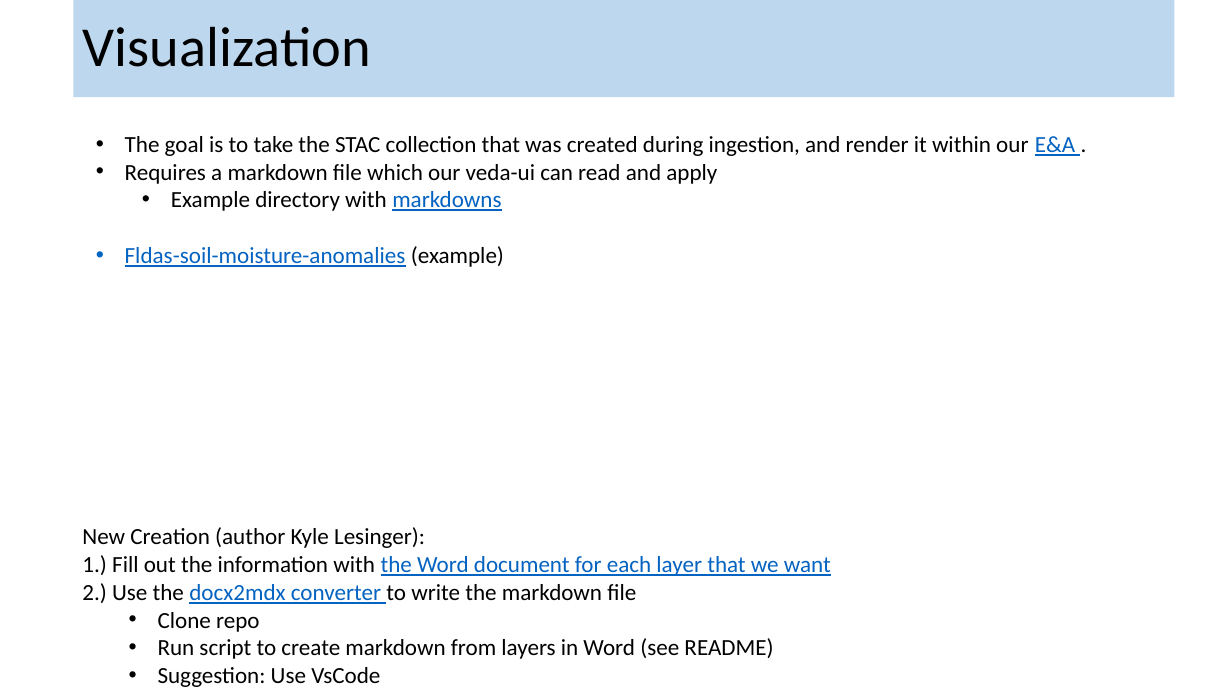
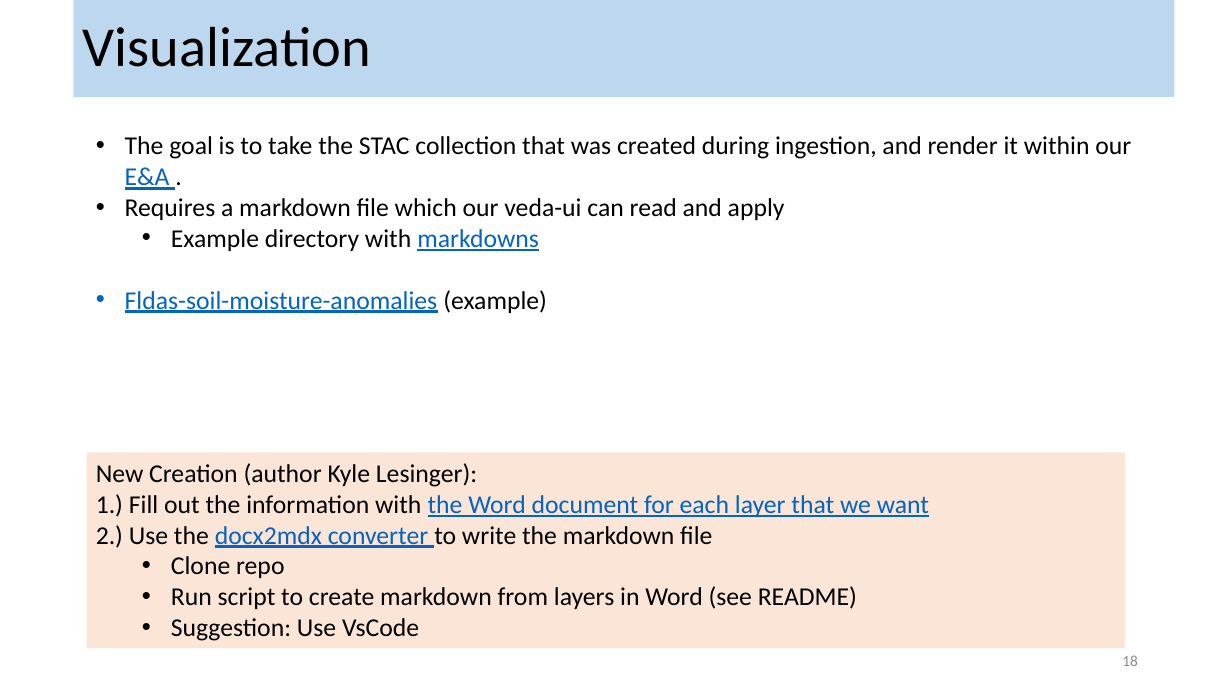
Before and after one commit to kyle-lesinger/VEDA-Training---AWS-Data-Ingestion-Other, a slide deck: slide 18 of Data-ingest/data-ingestion-OVERVIEW.pptx (slide 17 before the commit). Drawn at 1232x693 pixels with LibreOffice and Linux fonts; fonts in the diff are those of the drawing. Boxes give left, top, right and bottom in pixels: in the first picture for what was removed or moved away, otherwise in the second. Text is boxed around its words. In the diff, an @@ line names an element or a change of style, - is before the commit and + after.

```diff
--- a/Data-ingest/data-ingestion-OVERVIEW.pptx
+++ b/Data-ingest/data-ingestion-OVERVIEW.pptx
@@ text "The goal is to take ..." at (125, 136, 1131, 313): size 18 to 20 pt @@
@@ rectangle "New Creation (author Kyle Lesinger):": place and size @@
-rectangle "New Creation (author Kyle Lesinger):" at (82, 527, 831, 687)
+rectangle "New Creation (author Kyle Lesinger):" at (87, 452, 1126, 648)
@@ rectangle "New Creation (author Kyle Lesinger):" at (87, 452, 1126, 648): size 18 to 20 pt; fill none to #FBE5D6 @@
@@ page number added at (1122, 655, 1138, 666), 12 pt, text #8C8C8C @@
+18
```
Also in this commit, not shown: 18 other slides changed, 2 slides added, 1 other file.
